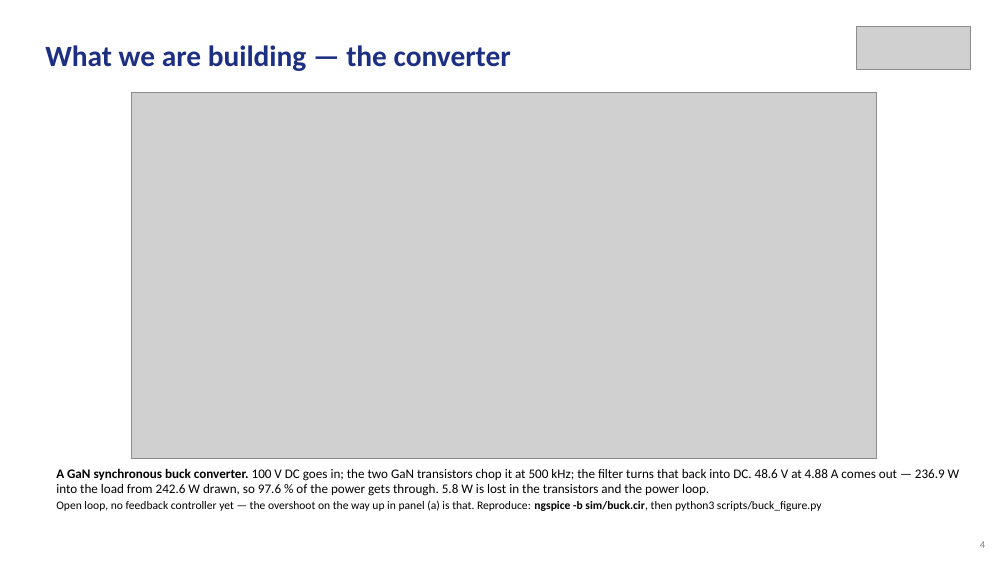
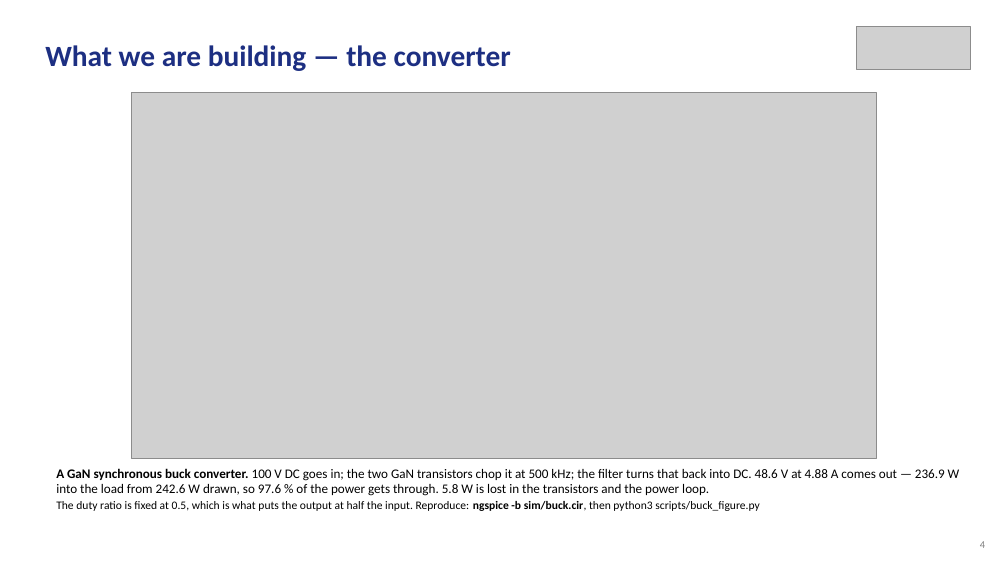
Before and after one commit to Amritha902/gan-driver, a slide deck: slide 4 of review/Review1_GaN_Segmented_Gate_Driver.pptx. Drawn at 1008x567 pixels with LibreOffice and Linux fonts; fonts in the diff are those of the drawing; grey boxes stand for pictures. Boxes give left, top, right and bottom in pixels: in the first picture for what was removed or moved away, otherwise in the second. Text is boxed around its words. In the diff, an @@ line names an element or a change of style, - is before the commit and + after.

```diff
--- a/review/Review1_GaN_Segmented_Gate_Driver.pptx
+++ b/review/Review1_GaN_Segmented_Gate_Driver.pptx
@@ text at <box>56,501,760,511</box>: text changed @@
-Open loop, no feedback controller yet — the overshoot on the way up in panel (a) is that. Reproduce: ngspice -b sim/buck.cir, then python3 scripts/buck_figure.py
+The duty ratio is fixed at 0.5, which is what puts the output at half the input. Reproduce: ngspice -b sim/buck.cir, then python3 scripts/buck_figure.py
```
Also in this commit, not shown: 4 other slides changed, 6 other files.
